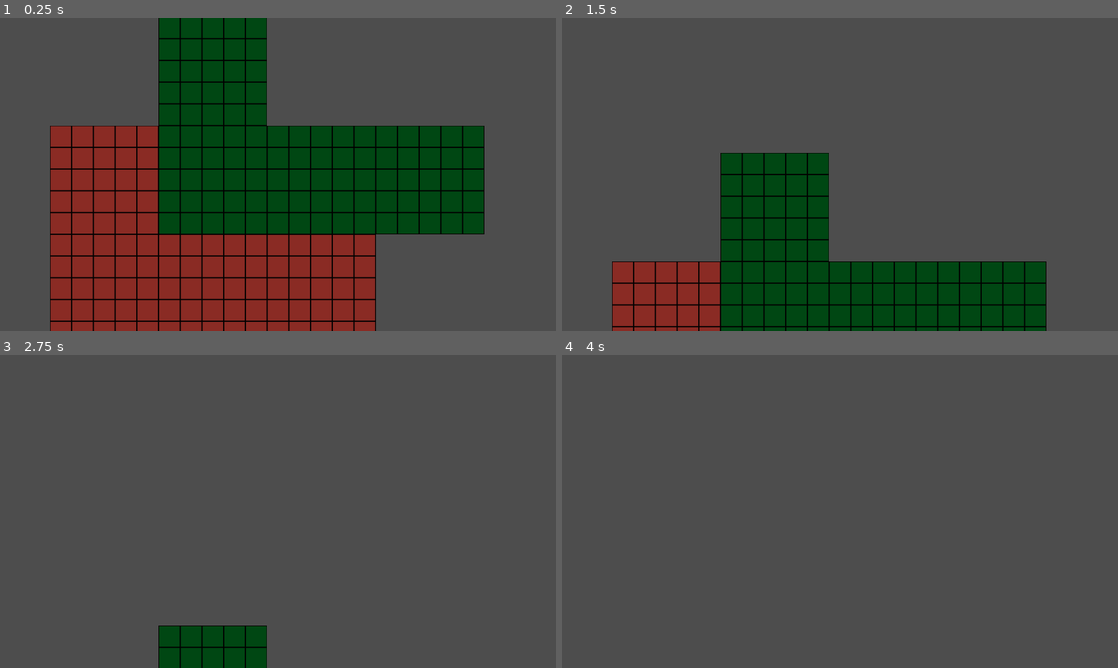
Above: before the commit, frames 1-4 (two rows, left to right).
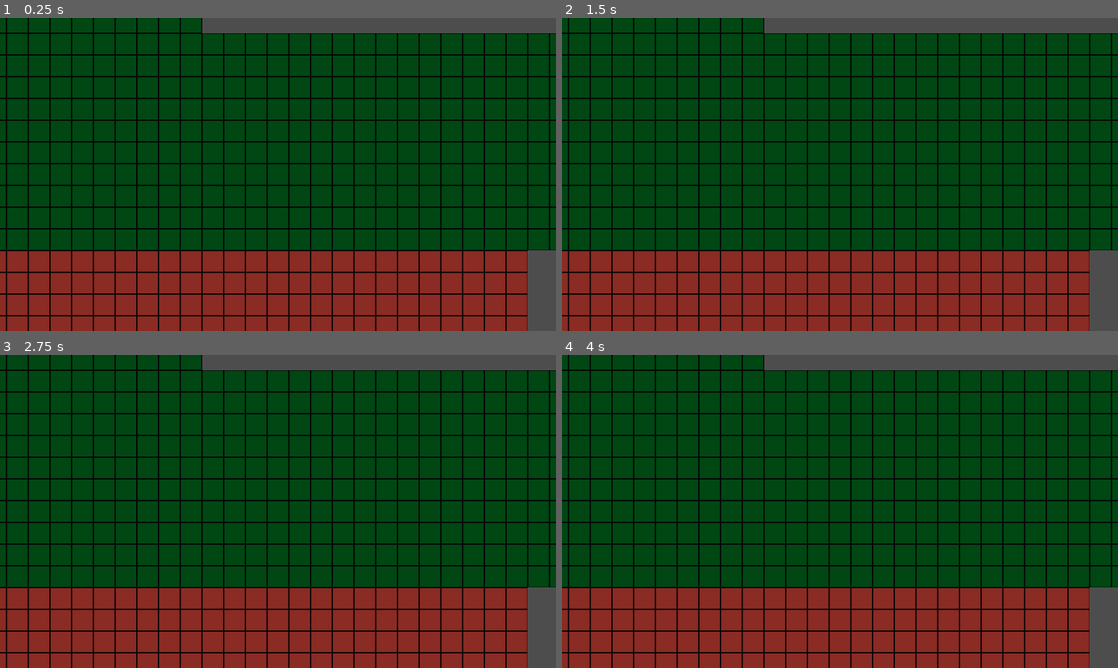
Above: after the commit, the same moments.

Repository: dadames/GMTK2024
Game: Godot game, scene res://Game/Levels/level_1.tscn
The game is run twice, just before and just after one commit, with the same random seed, the same clock (stepped at 60 frames per second) and the same inputs.
Inputs:
- Up to frame 1 (0.25 s): no input
- Up to frame 2 (1.5 s): hold Right (ui_right) 0.53-1.28 s; hold Left (ui_left) from 1.28 s (still down)
- Up to frame 3 (2.75 s): release Left (ui_left) at 2.03 s; hold Right (ui_right) from 2.03 s (still down)
- Up to frame 4 (4 s): tap Enter at 3.5 s; release Right (ui_right) at 3.53 s; hold Left (ui_left) from 3.53 s (still down)

The runs differ from the first frame. In frame 1, 60% of the frame differs, in the area x 0-100%, y 0-100%; in frame 2, 86%; in frame 3, 95%; in frame 4, 96%.

Commit message:
Can flip bricks on y axis

Diff:
--- a/Game/Brick/brick_controller.gd
+++ b/Game/Brick/brick_controller.gd
@@ -16,10 +16,13 @@
 @export var mirrored := false:
 	set(value):
 		mirrored = value
-
+		if value && scale.x > 0:
+			scale.x *= -1
+		elif !value && scale.x < 0:
+			scale.x *= -1
 		_ready()
 
-var brickScale := 5
+var brickScale := 10
 var fallSpeed := 10
 var falling := false
 
@@ -27,7 +30,6 @@
 	var shape := BrickShape.new()
 	shape.shape = shapeType
 	initialize(shape)
-	falling = true
 
 func _process(delta: float) -> void:
 	if falling && !Engine.is_editor_hint():
--- a/Game/Levels/level_1.tscn
+++ b/Game/Levels/level_1.tscn
@@ -11,16 +11,15 @@
 position = Vector2(-6, 8)
 color = Color(0.617144, 0.377077, 0.955929, 1)
 shapeType = 1
-orientationReversed = null
 
 [node name="Brick2" parent="." instance=ExtResource("1_ut3aw")]
 position = Vector2(4, -2)
 color = Color(0, 0.625875, 0.507805, 1)
 shapeType = 1
-orientationReversed = null
 
 [node name="Brick3" parent="." instance=ExtResource("1_ut3aw")]
 position = Vector2(49, -13)
+scale = Vector2(-1, 1)
 color = Color(1, 0, 0, 1)
 shapeType = 3
-orientationReversed = null
+mirrored = true
